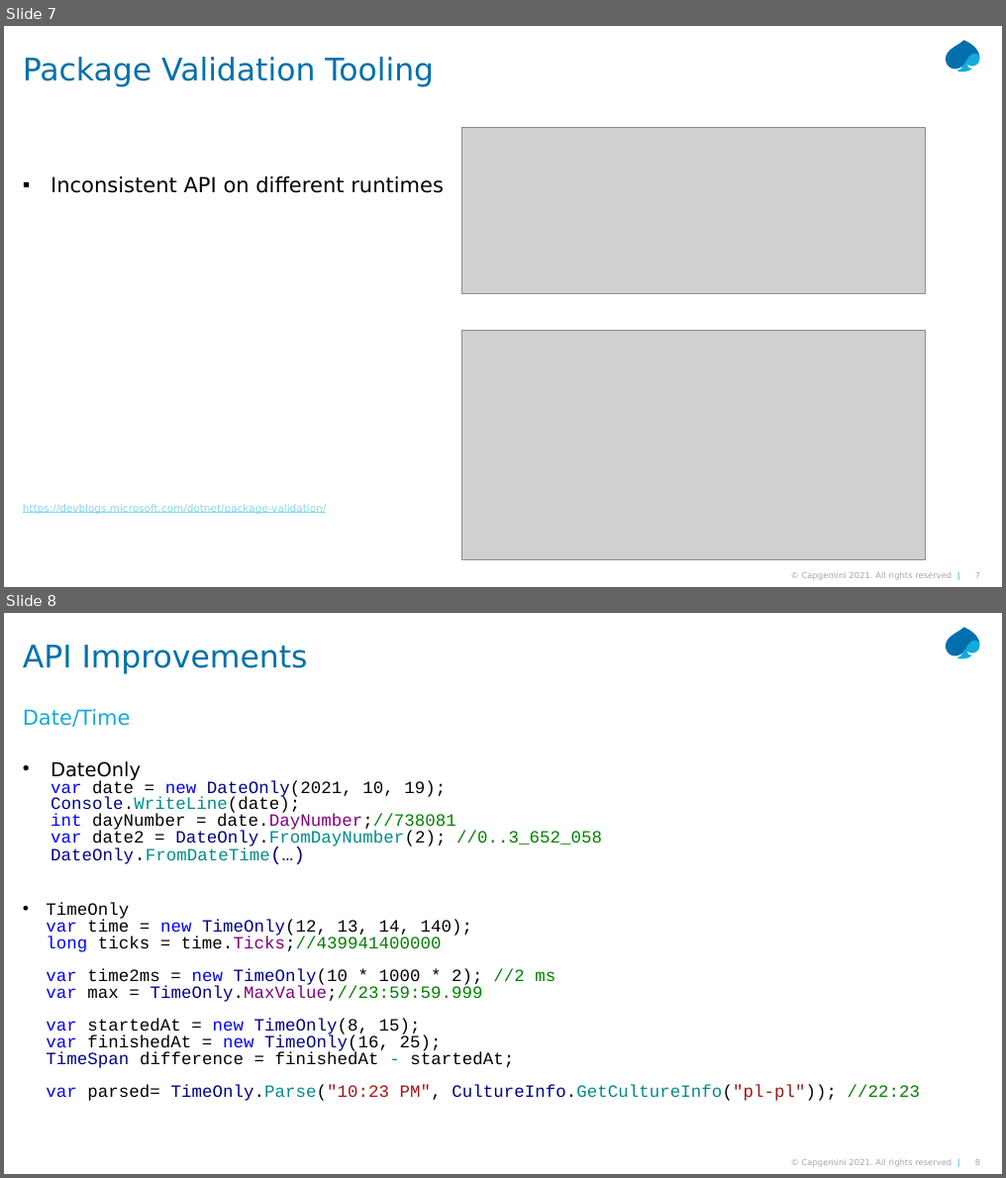
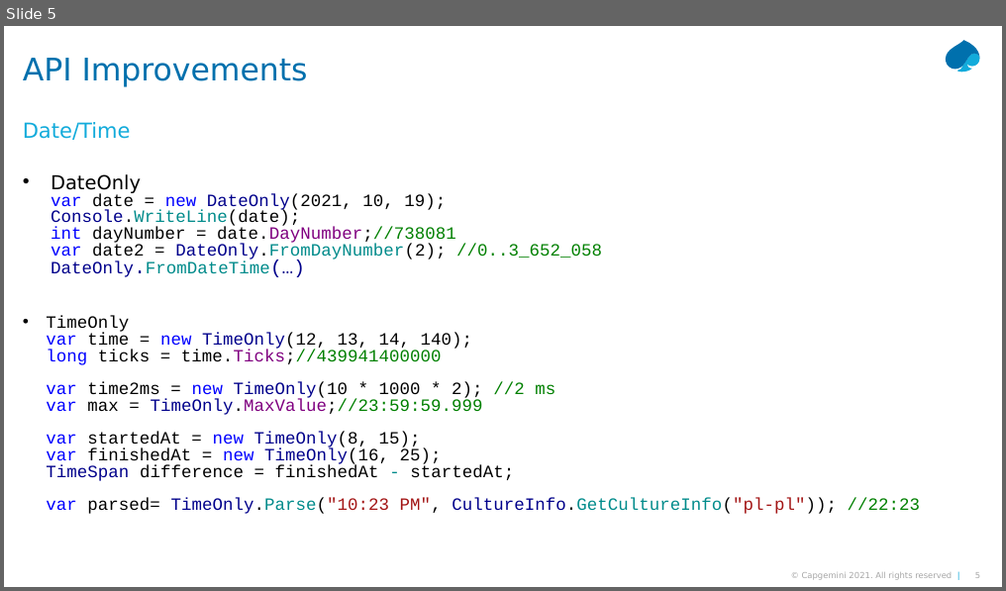
Before and after one commit to MichalBrylka/Net6Demo, a slide deck: NET 6 - Long Term Evolution London.pptx. Shown one above the other, each under a label of ours: slides 7 and 8 before the commit, slide 5 after it. The pictures are 1006x1178 and 1006x591 pixels, drawn with LibreOffice and Linux fonts; fonts in the diff are those of the drawing; grey boxes stand for pictures. Boxes give left, top, right and bottom in pixels: in the first picture for what was removed or moved away, otherwise in the second. Text is boxed around its words. In the diff, an @@ line names an element or a change of style, - is before the commit and + after.

```diff
--- a/NET 6 - Long Term Evolution London.pptx
+++ b/NET 6 - Long Term Evolution London.pptx
@@ slide 7 removed at box(4, 26, 1002, 587), background #FFFFFF; not listed: 4 template elements that a slide beside it also shows @@
@@ title removed at box(23, 57, 434, 87) @@
-Package Validation Tooling
@@ picture removed at box(462, 128, 927, 294) @@
@@ text removed at box(23, 176, 444, 514) @@
-▪ Inconsistent API on different runtimes
-https://devblogs.microsoft.com/dotnet/package-validation/
@@ picture removed at box(462, 330, 927, 560) @@
@@ what was slide 8 is now slide 5 @@
```
Also in this commit, not shown: 3 slides changed, 2 other slides removed.
